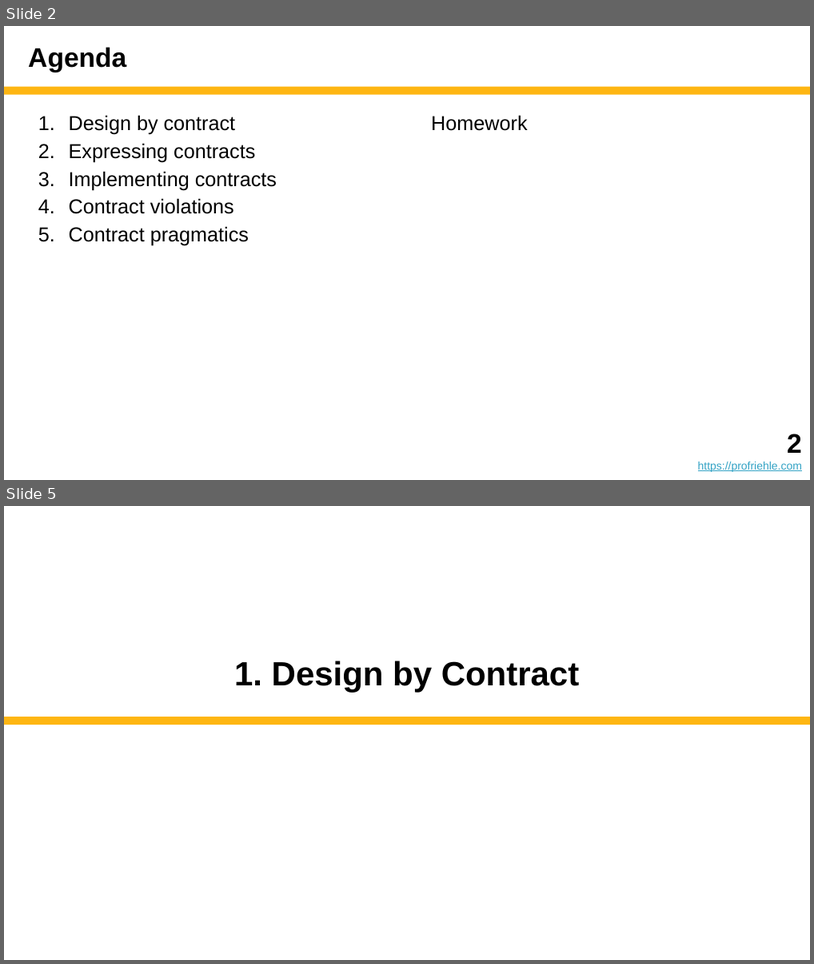
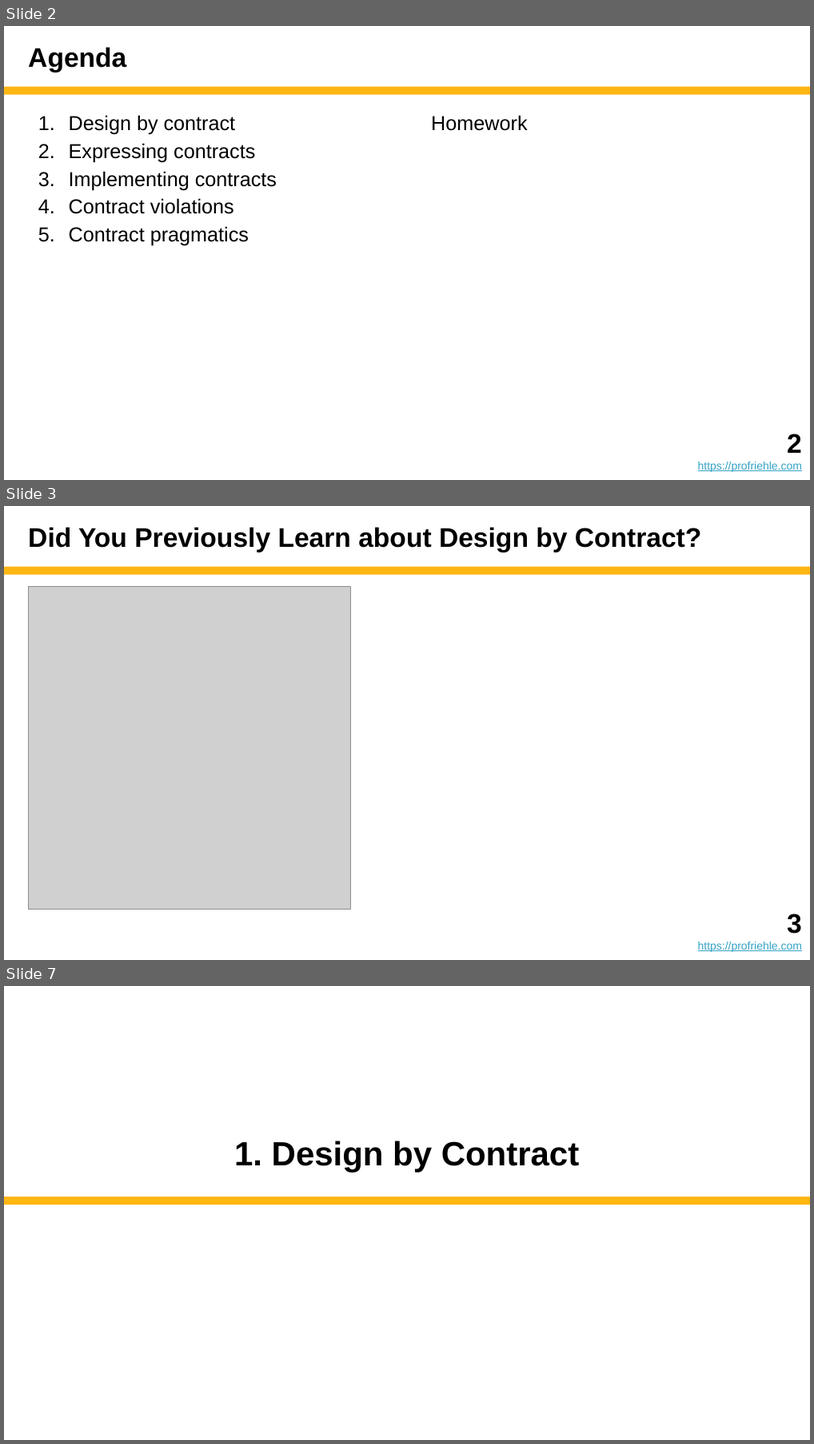
Before and after one commit to dirkriehle/adap-course, a slide deck: Lecture slides/ADAP B04 - Design by Contract.pptx. Shown one above the other, each under a label of ours: slides 2 and 5 before the commit, slides 2, 3 and 7 after it; the slides between them are not shown. The pictures are 814x964 and 814x1444 pixels, drawn with LibreOffice and Linux fonts; fonts in the diff are those of the drawing; grey boxes stand for pictures. Boxes give left, top, right and bottom in pixels: in the first picture for what was removed or moved away, otherwise in the second. Text is boxed around its words. In the diff, an @@ line names an element or a change of style, - is before the commit and + after.

```diff
--- a/Lecture slides/ADAP B04 - Design by Contract.pptx
+++ b/Lecture slides/ADAP B04 - Design by Contract.pptx
@@ slide 3 added at <box>4,506,810,960</box>, background #FFFFFF; not listed: 1 template element that a slide beside it also shows @@
@@ title added at <box>28,527,702,552</box>, 24 pt, text #000000, bold @@
+Did You Previously Learn about Design by Contract?
@@ picture added at <box>28,587,350,909</box> @@
@@ text added at <box>698,913,802,952</box>, 10 pt, text #34A3C5, underline @@
+3
+https://profriehle.com
@@ what was slide 5 is now slide 7 @@
```
Also in this commit, not shown: 5 slides changed, 2 slides removed, 3 other files.
